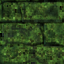
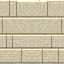
Layer changes from the first w=64, h=64 image to the second:
hid "Copie de mossy #3" over [0, 0, 64, 64]
hid "Copie de castle_dungeon_stone.png #1" over [0, 0, 64, 64]
added group "Groupe de calques" with 12 layers above "corner1" over [0, 0, 64, 64]
added layer "middle-corner-ok" in group "Groupe de calques" over [2, 1, 62, 63]
added layer "castle_cornwall.png" in group "Groupe de calques" over [0, 0, 64, 64]
showed "castle_pavement_brick.png" over [0, 0, 64, 64]
showed "castle_stonewall.png" over [0, 0, 64, 64]
hid "Calque #1" over [0, 0, 64, 64]
hid "Calque" over [0, 0, 64, 64]
